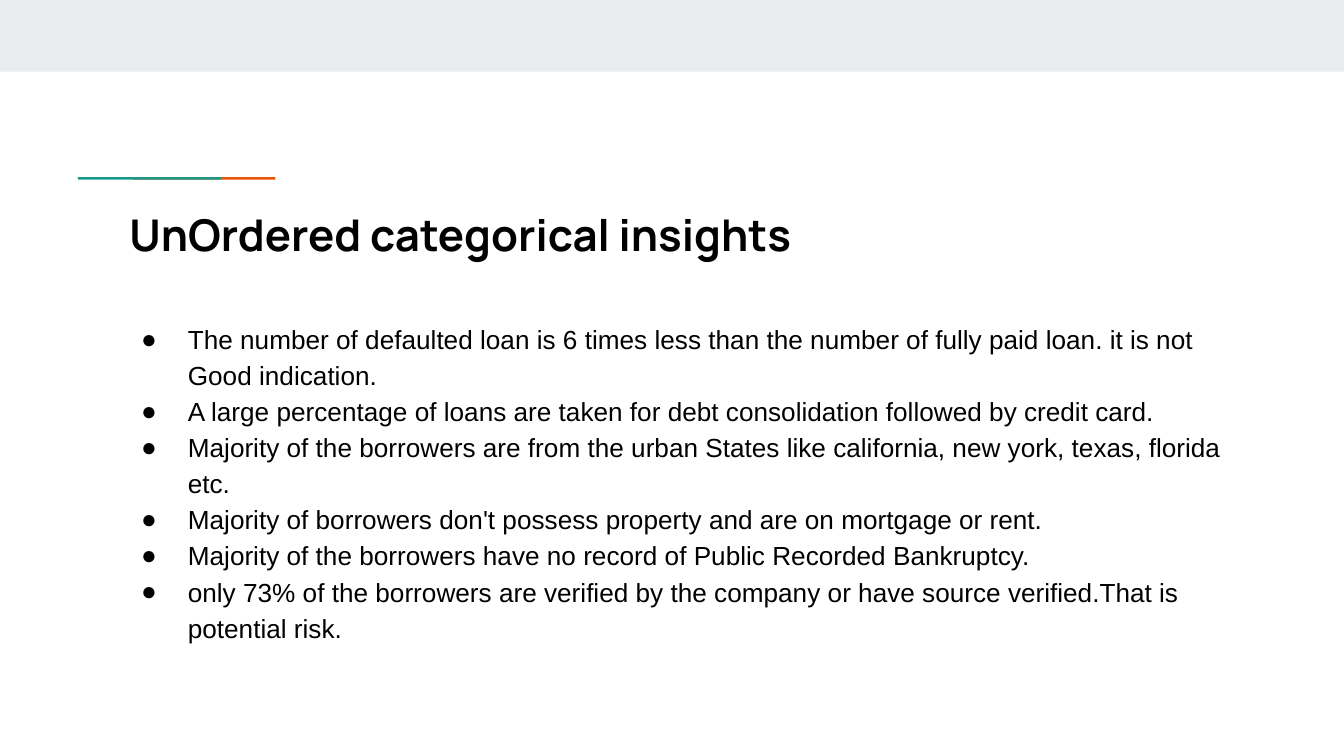
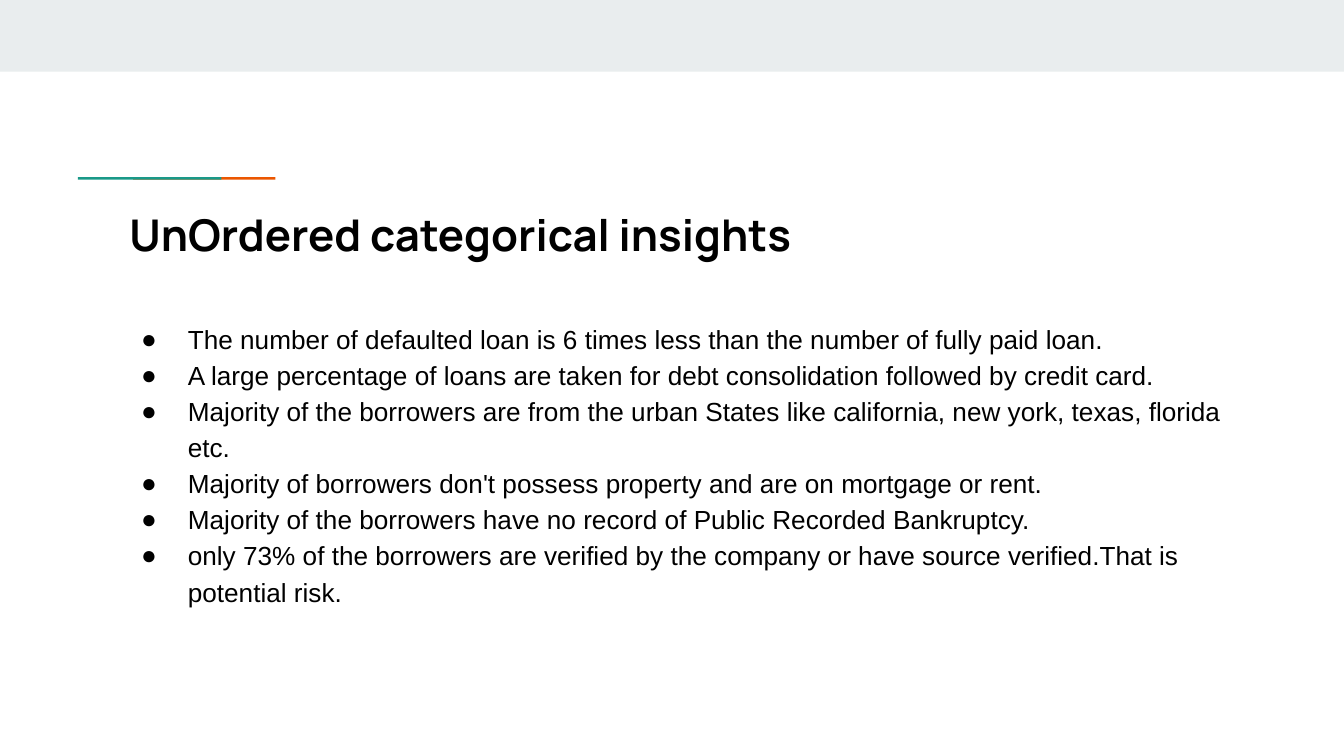
Before and after one commit to parthakrs/LendingCaseStudy, a slide deck: slide 12 of Lending Club Case Study.pptx. Drawn at 1344x756 pixels with LibreOffice and Linux fonts; fonts in the diff are those of the drawing. Boxes give left, top, right and bottom in pixels: in the first picture for what was removed or moved away, otherwise in the second. Text is boxed around its words. In the diff, an @@ line names an element or a change of style, - is before the commit and + after.

```diff
--- a/Lending Club Case Study.pptx
+++ b/Lending Club Case Study.pptx
@@ text at <box>188,330,1103,355</box>: text changed @@
-● The number of defaulted loan is 6 times less than the number of fully paid loan. it is not Good indication.
+● The number of defaulted loan is 6 times less than the number of fully paid loan.
```
Also in this commit, not shown: 9 other slides changed, 2 other files.
